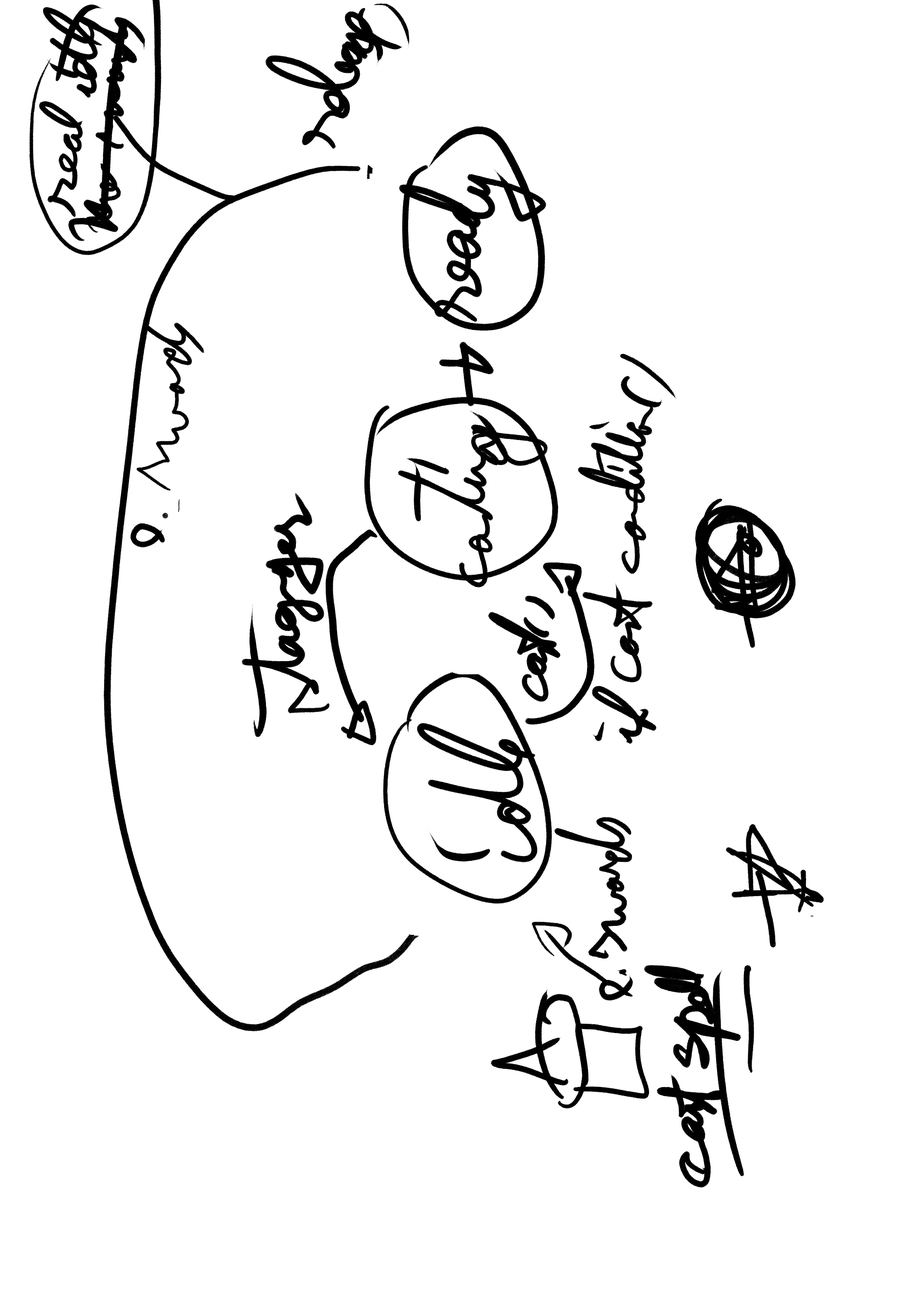
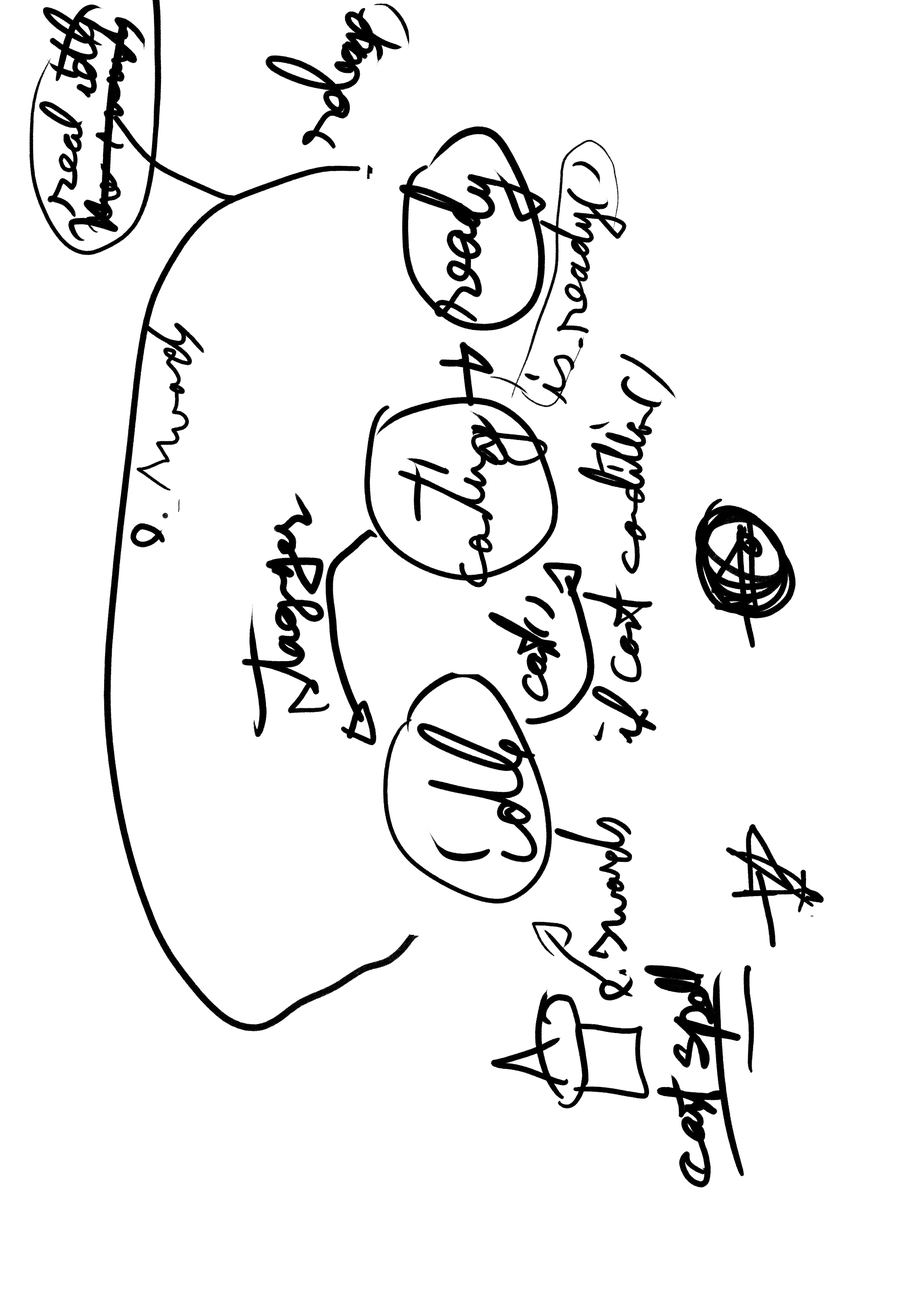
Layered file, before and after one edit (w=922, h=1305). Changes by layer:
painted on "Paint Layer 2" over 490, 139, 627, 408
